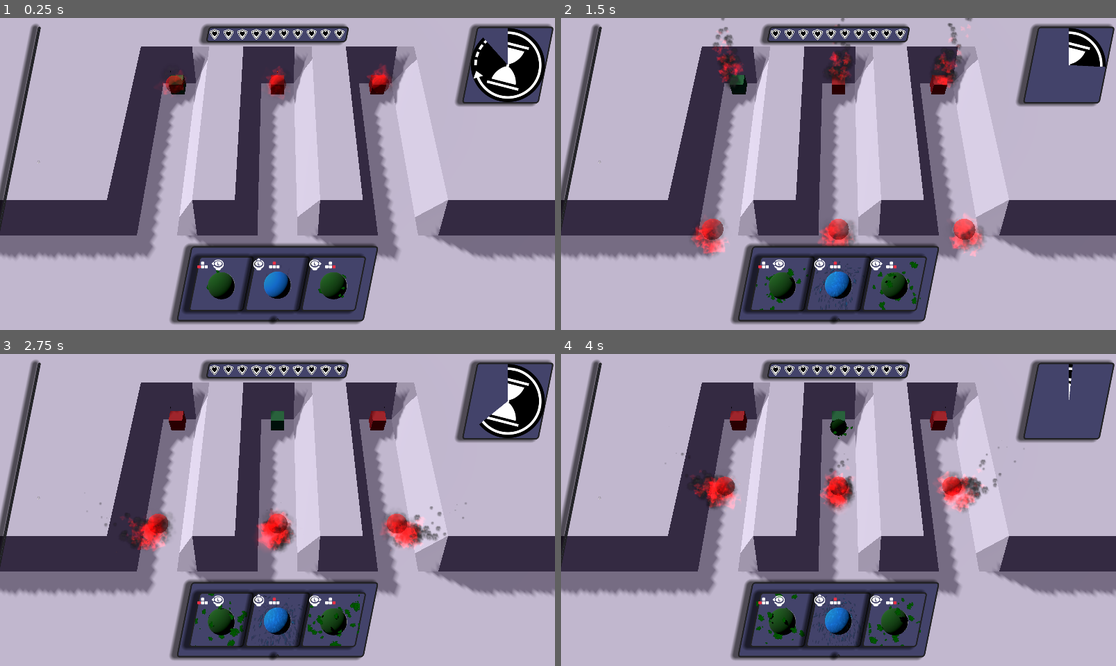
Above: before the commit, frames 1-4 (two rows, left to right).
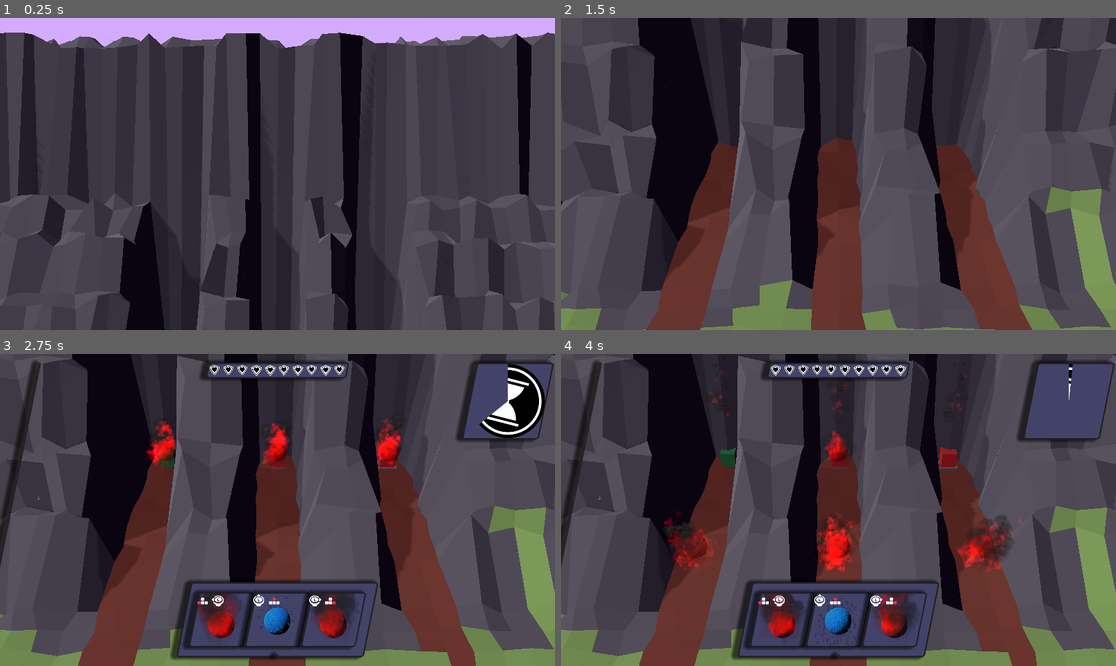
Above: after the commit, the same moments.

Repository: emmdie/3m5Jam2024_1
Game: Godot game, scene res://Scenes/game.tscn
Same seed, same stepped clock (60 frames per second), same inputs: the game is played once before the commit and once after it.
Inputs (mouse positions are in pixels of both pictures, inside the frame that each line leads up to):
- Up to frame 1 (0.25 s): no input
- Up to frame 2 (1.5 s): move the mouse to (960, 158) at 0.52 s; hold D (minigame_Right) 0.53-1.28 s; hold J (select_0) 0.53-1.28 s; move the mouse to (727, 189) at 1.27 s; hold S (minigame_Down) from 1.28 s (still down); tap K (select_1) at 1.35 s
- Up to frame 3 (2.75 s): move the mouse to (333, 441) at 2.02 s; release S (minigame_Down) at 2.03 s; hold D (minigame_Right) from 2.03 s (still down); hold L (select_2) from 2.03 s (still down)
- Up to frame 4 (4 s): move the mouse to (810, 572) at 2.77 s; release D (minigame_Right) at 2.78 s; release L (select_2) at 2.78 s; hold W (minigame_Up) 2.78-3.53 s; tap Left (summon_lane_0) at 2.85 s; move the mouse to (1005, 556) at 3.52 s; hold A (minigame_Left) from 3.53 s (still down); hold Up (summon_lane_1) from 3.53 s (still down)

The runs differ from the first frame. In frame 1, 88% of the frame differs, in the area x 0-100%, y 0-100%; in frame 2, 92%; in frame 3, 85%; in frame 4, 85%.

Commit message:
intro animation and level

Diff:
--- a/Scenes/game.gd
+++ b/Scenes/game.gd
@@ -1,4 +1,5 @@
 extends Node3D
+
 
 
 class TowerQueue:
@@ -35,6 +36,9 @@
 
 const SwitchWarning := preload("res://Scenes/switch_warning.tscn")
 
+@export var menu: Control
+
+
 @onready var lanes: Array[Lane] = [
 	$Lanes/Lane1,
 	$Lanes/Lane2,
@@ -51,9 +55,22 @@
 
 func _ready():
 	$Camera3D.make_current()
+	var tween: Tween = create_tween()
+	set_process_input(false)
+	menu.hide()
+
+	tween.tween_property($Camera3D, "position:z", $Camera3D.position.z, 2.0).from($Camera3D.position.z + 10).set_ease(Tween.EASE_OUT).set_trans(Tween.TRANS_QUAD)
+	tween.parallel()
+	tween.tween_property($Camera3D, "rotation_degrees:x", $Camera3D.rotation_degrees.x, 2.0).from($Camera3D.rotation_degrees.x + 40).set_ease(Tween.EASE_OUT).set_trans(Tween.TRANS_QUAD)
+	tween.tween_callback(game_start)
+
+
+func game_start() ->void:
+	set_process_input(true)
+	menu.show()
+
 	GameState.mana.changed.connect(__on_mana_changed)
 	randomize()
-
 	GameState.player_health.changed.connect(__check_win_loose)
 	GameState.enemy_health.changed.connect(__check_win_loose)
 
--- a/Scenes/game.tscn
+++ b/Scenes/game.tscn
@@ -6,8 +6,9 @@
 [ext_resource type="PackedScene" uid="uid://c8jkhdwbodrc3" path="res://Scenes/Ui/Hud.tscn" id="3_cfnx0"]
 [ext_resource type="Environment" uid="uid://ciw1fp1212j6p" path="res://Scenes/env.tres" id="4_3pejh"]
 
-[node name="Game" type="Node3D"]
+[node name="Game" type="Node3D" node_paths=PackedStringArray("menu")]
 script = ExtResource("1_50n6b")
+menu = NodePath("Control")
 
 [node name="3m5jam11" parent="." instance=ExtResource("2_8xq6q")]
 
@@ -24,8 +25,8 @@
 transform = Transform3D(1, 0, 0, 0, 1, 0, 0, 0, 1, 6, 0, 0)
 
 [node name="Camera3D" type="Camera3D" parent="."]
-transform = Transform3D(1, 0, 0, 0, 0.5, 0.866026, 0, -0.866026, 0.5, 0, 20, 17)
-fov = 40.0
+transform = Transform3D(1, 0, 0, 0, 0.825901, 0.563815, 0, -0.563815, 0.825901, 0, 15.9946, 27.4579)
+fov = 30.0
 
 [node name="WorldEnvironment" type="WorldEnvironment" parent="."]
 environment = ExtResource("4_3pejh")
@@ -42,8 +43,8 @@
 omni_range = 100.0
 
 [node name="DirectionalLight3D" type="DirectionalLight3D" parent="."]
-transform = Transform3D(0.659913, -0.49564, -0.564673, -0.18693, -0.836228, 0.515539, -0.727717, -0.234656, -0.644488, 0, 11.4597, -0.746603)
+transform = Transform3D(-0.780802, 0.00654079, -0.624745, -0.582176, -0.370542, 0.72372, -0.22676, 0.928793, 0.293128, 0, 11.4597, 16.8325)
 light_energy = 0.5
 shadow_enabled = true
-shadow_opacity = 0.8
+shadow_opacity = 0.5
 shadow_blur = 3.0
Binary file changed: Assets/3d_objects/3m5jam11.glb
Binary file added: Assets/3d_objects/3m5jam11_cc-29-8x.png
Not shown, added: Assets/3d_objects/3m5jam11_cc-29-8x.png.import
